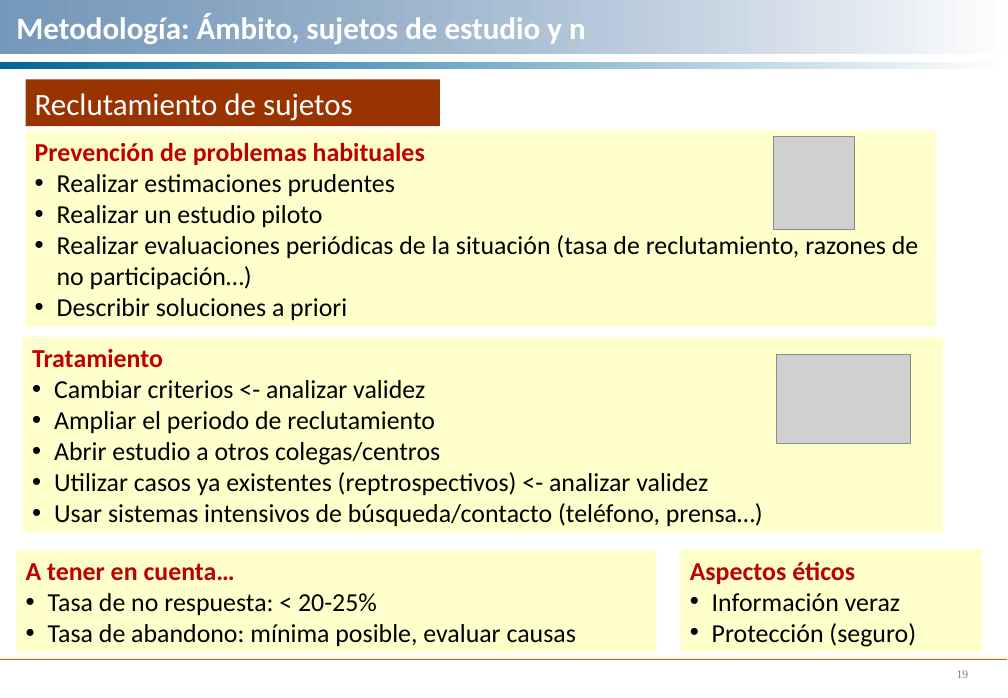
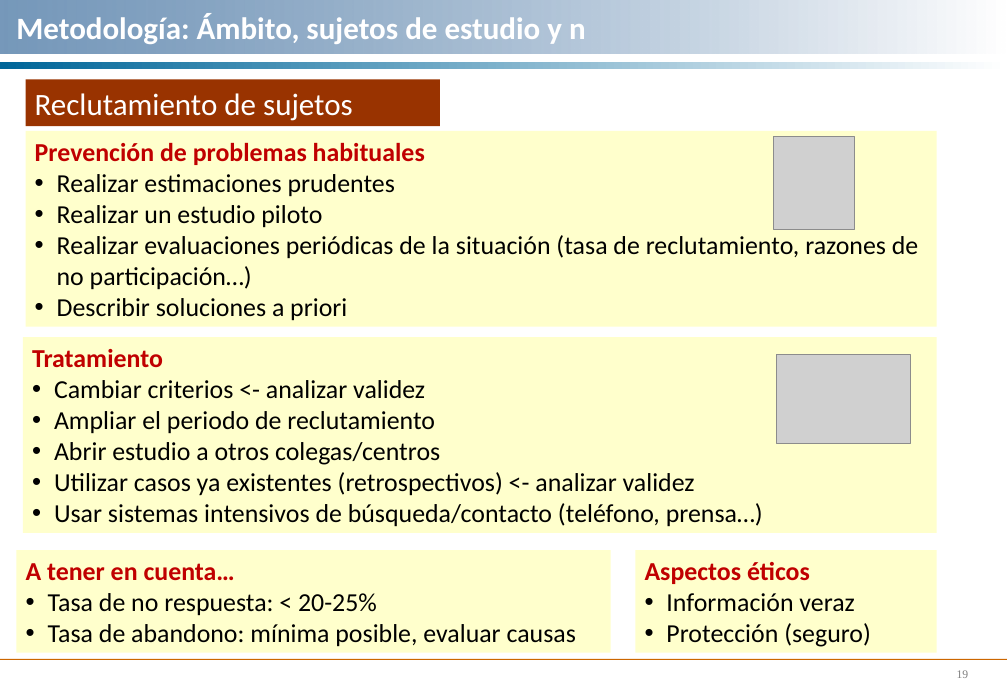
Before and after one commit to ibaitamayo/Taller_PI, a slide deck: slide 19 of Taller 2/Metodología. Taller.ppt. Drawn at 1008x698 pixels with LibreOffice and Linux fonts; fonts in the diff are those of the drawing; grey boxes stand for pictures. Boxes give left, top, right and bottom in pixels: in the first picture for what was removed or moved away, otherwise in the second. Text is boxed around its words. In the diff, an @@ line names an element or a change of style, - is before the commit and + after.

```diff
--- a/Taller 2/Metodología. Taller.ppt
+++ b/Taller 2/Metodología. Taller.ppt
@@ rectangle "Tratamiento": place and size @@
-rectangle "Tratamiento" at [23, 337, 943, 532]
+rectangle "Tratamiento" at [23, 337, 936, 532]
@@ text in rectangle at [54, 472, 695, 496]: text changed @@
-• Utilizar casos ya existentes (reptrospectivos) <- analizar validez
+• Utilizar casos ya existentes (retrospectivos) <- analizar validez
@@ rectangle "A tener en cuenta…": place and size @@
-rectangle "A tener en cuenta…" at [17, 550, 657, 652]
+rectangle "A tener en cuenta…" at [17, 550, 611, 652]
@@ rectangle "Aspectos éticos": place and size @@
-rectangle "Aspectos éticos" at [681, 549, 982, 651]
+rectangle "Aspectos éticos" at [635, 550, 936, 652]
```
Also in this commit, not shown: 12 other slides changed, 12 slides added, 2 other files.
